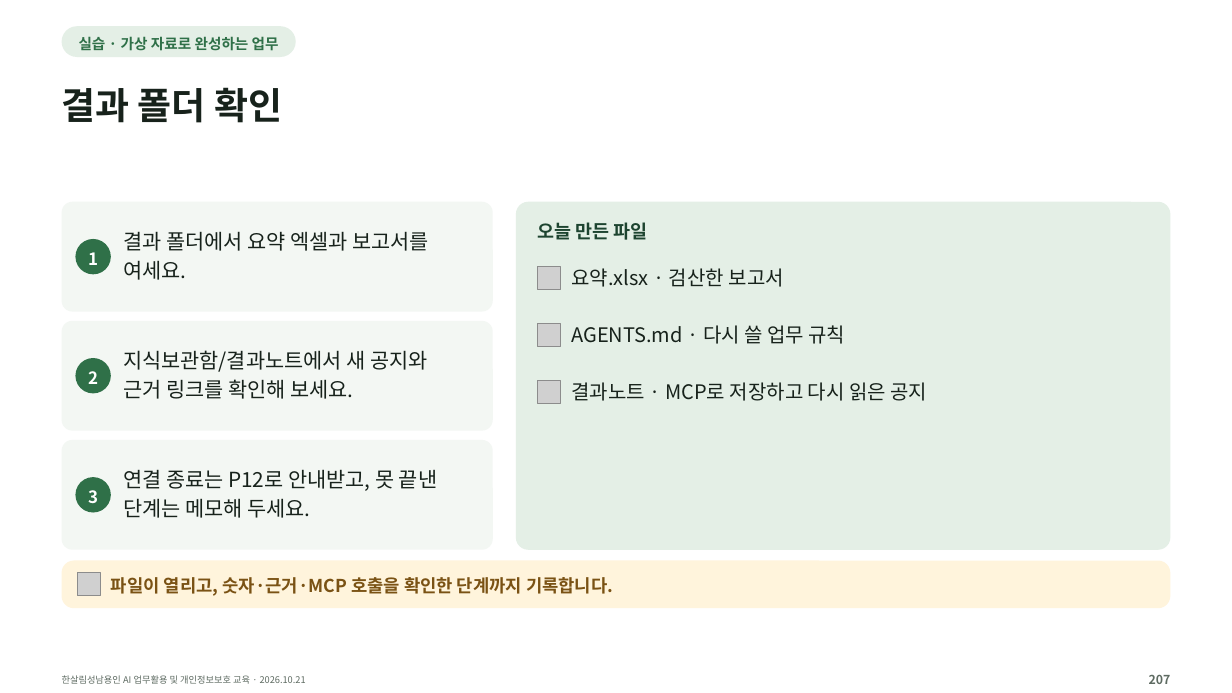
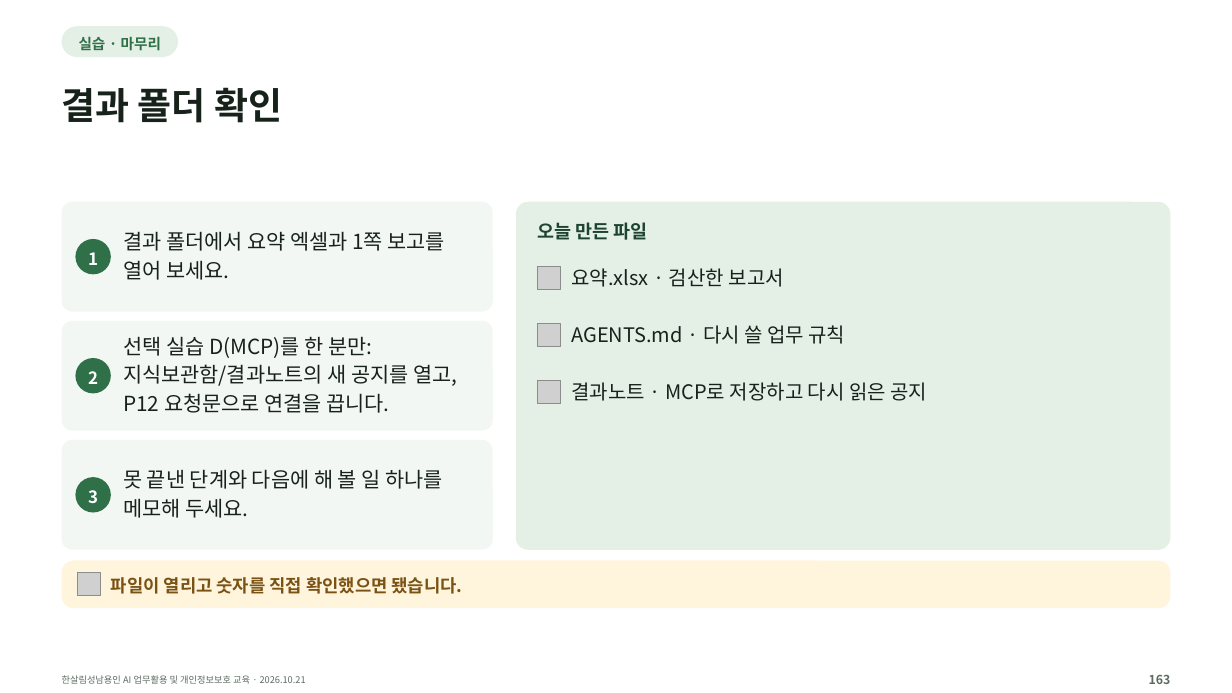
Before and after one commit to kscold/kscold-blog-version-2, a slide deck: slide 163 of apps/web/public/hansalim/files/한살림_AI교육_강의자료.pptx (slide 164 before the commit). Drawn at 1232x693 pixels with LibreOffice and Linux fonts; fonts in the diff are those of the drawing; grey boxes stand for pictures. Boxes give left, top, right and bottom in pixels: in the first picture for what was removed or moved away, otherwise in the second. Text is boxed around its words. In the diff, an @@ line names an element or a change of style, - is before the commit and + after.

Commit message:
fix(frontend): 한살림 자료를 최신 164장 자료 묶음으로 갱신함
- 강의 저장소 39f17db의 release e434be337f57ec3f(164장)로 실습 ZIP·PDF·PPT를 바꿈. 글꼴 ZIP은 그대로임
- 새 실습 ZIP에 든 실습길잡이.pdf를 폴더 그림에 넣고, 준비가 끝나면 이 문서부터 열도록 안내함(ZIP의 먼저읽기.txt와 같은 안내)
- 새 PDF는 출처 링크를 빼고 영상 링크 20개만 남겼음. 영상이 있는 5장 모두 링크가 있어 웹 슬라이드에서 그대로 눌림

```diff
--- a/apps/web/public/hansalim/files/한살림_AI교육_강의자료.pptx
+++ b/apps/web/public/hansalim/files/한살림_AI교육_강의자료.pptx
@@ rounded rectangle: place and size @@
-rounded rectangle at (62,26,296,56)
+rounded rectangle at (62,26,178,56)
@@ text at (79,36,161,51): text changed @@
-실습 · 가상 자료로 완성하는 업무
+실습 · 마무리
@@ text at (123,231,445,280): text changed @@
-결과 폴더에서 요약 엑셀과 보고서를
-여세요.
+결과 폴더에서 요약 엑셀과 1쪽 보고를
+열어 보세요.
@@ text at (123,336,457,413): text changed @@
-지식보관함/결과노트에서 새 공지와
-근거 링크를 확인해 보세요.
+선택 실습 D(MCP)를 한 분만:
+지식보관함/결과노트의 새 공지를 열고,
+P12 요청문으로 연결을 끕니다.
@@ text at (123,469,442,518): text changed @@
-연결 종료는 P12로 안내받고, 못 끝낸
-단계는 메모해 두세요.
+못 끝낸 단계와 다음에 해 볼 일 하나를
+메모해 두세요.
@@ text at (111,577,463,594): text changed @@
-파일이 열리고, 숫자·근거·MCP 호출을 확인한 단계까지 기록합니다.
+파일이 열리고 숫자를 직접 확인했으면 됐습니다.
@@ text at (1149,674,1171,684): text changed @@
-207
+163
```
Also in this commit, not shown: 150 other slides changed, 8 slides added, 9 slides removed, 5 other files.
